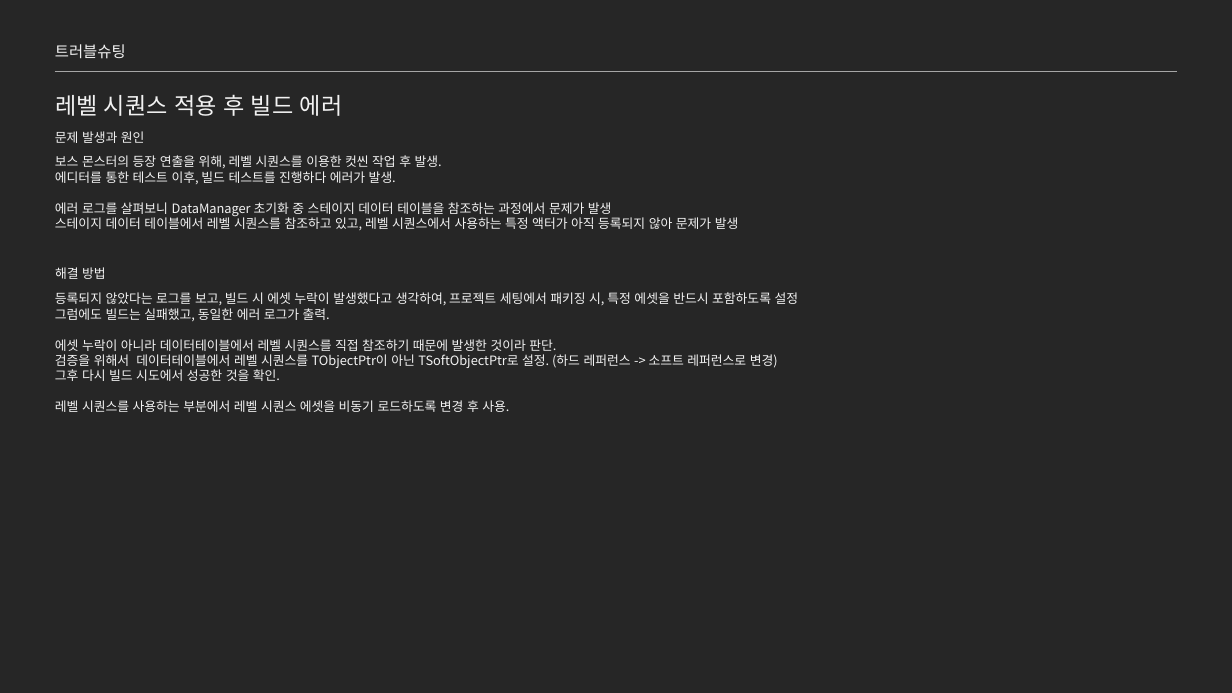
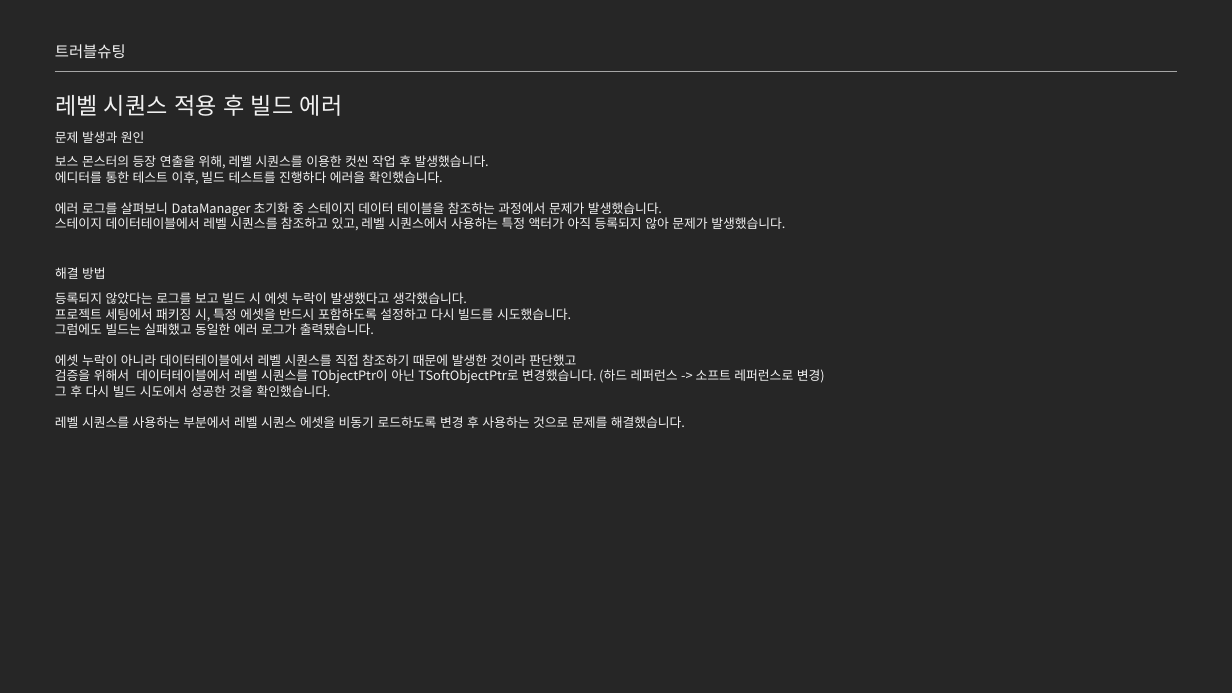
Before and after one commit to jhk0701/project-ARPGHunter, a slide deck: slide 24 of Docs/UnrealEngine_문서_김정환.pptx. Drawn at 1232x693 pixels with LibreOffice and Linux fonts; fonts in the diff are those of the drawing. Boxes give left, top, right and bottom in pixels: in the first picture for what was removed or moved away, otherwise in the second. Text is boxed around its words. In the diff, an @@ line names an element or a change of style, - is before the commit and + after.

```diff
--- a/Docs/UnrealEngine_문서_김정환.pptx
+++ b/Docs/UnrealEngine_문서_김정환.pptx
@@ text at <box>55,155,785,230</box>: text changed @@
-보스 몬스터의 등장 연출을 위해, 레벨 시퀀스를 이용한 컷씬 작업 후 발생.
-에디터를 통한 테스트 이후, 빌드 테스트를 진행하다 에러가 발생.
-에러 로그를 살펴보니 DataManager 초기화 중 스테이지 데이터 테이블을 참조하는 과정에서 문제가 발생
-스테이지 데이터 테이블에서 레벨 시퀀스를 참조하고 있고, 레벨 시퀀스에서 사용하는 특정 액터가 아직 등록되지 않아 문제가 발생
+보스 몬스터의 등장 연출을 위해, 레벨 시퀀스를 이용한 컷씬 작업 후 발생했습니다.
+에디터를 통한 테스트 이후, 빌드 테스트를 진행하다 에러을 확인했습니다.
+에러 로그를 살펴보니 DataManager 초기화 중 스테이지 데이터 테이블을 참조하는 과정에서 문제가 발생했습니다.
+스테이지 데이터테이블에서 레벨 시퀀스를 참조하고 있고, 레벨 시퀀스에서 사용하는 특정 액터가 아직 등록되지 않아 문제가 발생했습니다.
@@ text at <box>55,292,825,428</box>: text changed @@
-등록되지 않았다는 로그를 보고, 빌드 시 에셋 누락이 발생했다고 생각하여, 프로젝트 세팅에서 패키징 시, 특정 에셋을 반드시 포함하도록 설정
-그럼에도 빌드는 실패했고, 동일한 에러 로그가 출력.
-에셋 누락이 아니라 데이터테이블에서 레벨 시퀀스를 직접 참조하기 때문에 발생한 것이라 판단.
-검증을 위해서 데이터테이블에서 레벨 시퀀스를 TObjectPtr이 아닌 TSoftObjectPtr로 설정. (하드 레퍼런스 -> 소프트 레퍼런스로 변경)
-그후 다시 빌드 시도에서 성공한 것을 확인.
-레벨 시퀀스를 사용하는 부분에서 레벨 시퀀스 에셋을 비동기 로드하도록 변경 후 사용.
+등록되지 않았다는 로그를 보고 빌드 시 에셋 누락이 발생했다고 생각했습니다.
+프로젝트 세팅에서 패키징 시, 특정 에셋을 반드시 포함하도록 설정하고 다시 빌드를 시도했습니다.
+그럼에도 빌드는 실패했고 동일한 에러 로그가 출력됐습니다.
+에셋 누락이 아니라 데이터테이블에서 레벨 시퀀스를 직접 참조하기 때문에 발생한 것이라 판단했고
+검증을 위해서 데이터테이블에서 레벨 시퀀스를 TObjectPtr이 아닌 TSoftObjectPtr로 변경했습니다. (하드 레퍼런스 -> 소프트 레퍼런스로 변경)
+그 후 다시 빌드 시도에서 성공한 것을 확인했습니다.
+레벨 시퀀스를 사용하는 부분에서 레벨 시퀀스 에셋을 비동기 로드하도록 변경 후 사용하는 것으로 문제를 해결했습니다.
```
Also in this commit, not shown: 5 other slides changed.
